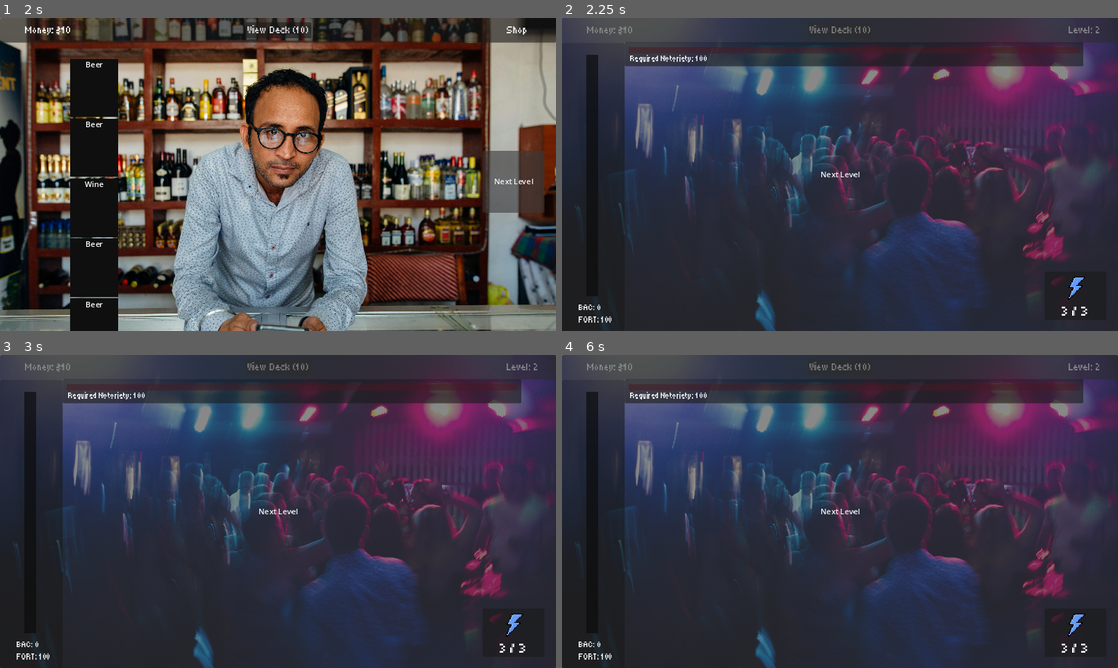
Above: before the commit, frames 1-4 (two rows, left to right).
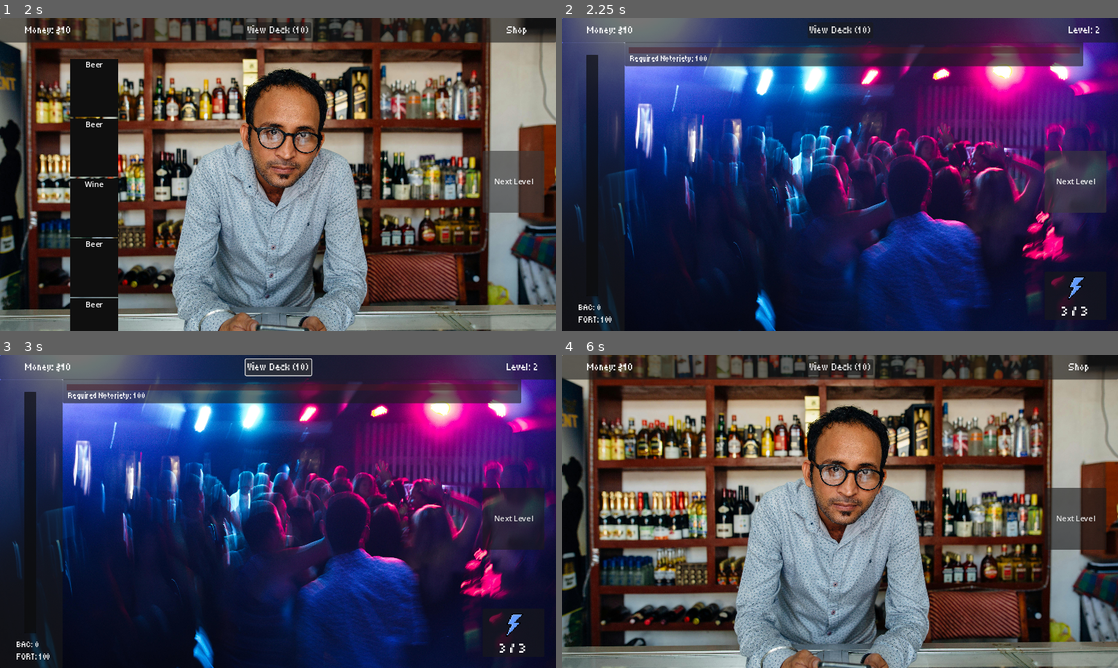
Above: after the commit, the same moments.

Repository: TreSmith/JameGamGameJam
Game: Godot game, scene res://Scenes/UI/main_menu.tscn
Two runs of this game, one before a commit and one after it. Both use one fixed random seed, a clock stepped at 60 frames per second and the inputs below.
Inputs (mouse positions are in pixels of both pictures, inside the frame that each line leads up to):
- Up to frame 1 (2 s): click "START GAME" at 0.5 s; click "Next Level" at 1.25 s
- Up to frame 2 (2.25 s): click "Next Level" at 2 s
- Up to frame 3 (3 s): click "View Deck (10)" at 2.75 s
- Up to frame 4 (6 s): click "View Deck (10)" at 3.5 s; click "View Deck (10)" at 4.25 s; click "Next Level" at 5 s; tap Enter at 5.75 s; move the mouse to (962, 495) at 5.77 s; press the mouse at (962, 495) at 5.78 s

Frame 1 is identical in both runs. In frame 2, 70% of the frame differs, in the area x 0-100%, y 0-100%; in frame 3, 70%; in frame 4, 94%.
Error in both runs: Invalid access to property or key 'ID' on a base object of type 'Nil'. (res://Scripts/Component)

Commit message:
fixing ui issues

Diff:
--- a/Scenes/Levels/level_2.tscn
+++ b/Scenes/Levels/level_2.tscn
@@ -37,13 +37,9 @@
 
 [node name="menu_bar" parent="UI_Layer" instance=ExtResource("3_tosjd")]
 
-[node name="NextLevel" parent="UI_Layer" instance=ExtResource("3_gtfh0")]
-offset_left = 0.0
-offset_top = 0.0
-offset_right = 0.0
-offset_bottom = 0.0
+[node name="Energy_UI" parent="UI_Layer" instance=ExtResource("5_c83qu")]
 
-[node name="Energy_UI" parent="UI_Layer" instance=ExtResource("5_c83qu")]
+[node name="NextLevel_UI" parent="UI_Layer" instance=ExtResource("3_gtfh0")]
 
 [node name="Hand" parent="UI_Layer" instance=ExtResource("4_pb1wq")]
 unique_name_in_owner = true
@@ -54,5 +50,5 @@
 [node name="PlayerBars" parent="UI_Layer" instance=ExtResource("6_shp4r")]
 unique_name_in_owner = true
 
-[connection signal="next_level" from="UI_Layer/NextLevel" to="." method="_on_next_level_next_level"]
+[connection signal="next_level" from="UI_Layer/NextLevel_UI" to="." method="_on_next_level_ui_next_level"]
 [connection signal="change_energy" from="UI_Layer/Hand" to="." method="_on_hand_change_energy"]
--- a/Scenes/Levels/level_3.tscn
+++ b/Scenes/Levels/level_3.tscn
@@ -37,13 +37,9 @@
 
 [node name="menu_bar" parent="UI_Layer" instance=ExtResource("3_bbir8")]
 
-[node name="NextLevel" parent="UI_Layer" instance=ExtResource("3_aiwgx")]
-offset_left = 0.0
-offset_top = 0.0
-offset_right = 0.0
-offset_bottom = 0.0
+[node name="Energy_UI" parent="UI_Layer" instance=ExtResource("5_33vk4")]
 
-[node name="Energy_UI" parent="UI_Layer" instance=ExtResource("5_33vk4")]
+[node name="NextLevel_UI" parent="UI_Layer" instance=ExtResource("3_aiwgx")]
 
 [node name="Hand" parent="UI_Layer" instance=ExtResource("4_np0ak")]
 unique_name_in_owner = true
@@ -54,5 +50,5 @@
 [node name="PlayerBars" parent="UI_Layer" instance=ExtResource("6_phiha")]
 unique_name_in_owner = true
 
-[connection signal="next_level" from="UI_Layer/NextLevel" to="." method="_on_next_level_next_level"]
+[connection signal="next_level" from="UI_Layer/NextLevel_UI" to="." method="_on_next_level_ui_next_level"]
 [connection signal="change_energy" from="UI_Layer/Hand" to="." method="_on_hand_change_energy"]
--- a/Scenes/Levels/level_4.tscn
+++ b/Scenes/Levels/level_4.tscn
@@ -37,13 +37,9 @@
 
 [node name="menu_bar" parent="UI_Layer" instance=ExtResource("3_bprfg")]
 
-[node name="NextLevel" parent="UI_Layer" instance=ExtResource("3_vwa8l")]
-offset_left = 0.0
-offset_top = 0.0
-offset_right = 0.0
-offset_bottom = 0.0
+[node name="Energy_UI" parent="UI_Layer" instance=ExtResource("5_lcesk")]
 
-[node name="Energy_UI" parent="UI_Layer" instance=ExtResource("5_lcesk")]
+[node name="NextLevel_UI" parent="UI_Layer" instance=ExtResource("3_vwa8l")]
 
 [node name="Hand" parent="UI_Layer" instance=ExtResource("4_8r7w8")]
 unique_name_in_owner = true
@@ -54,5 +50,5 @@
 [node name="PlayerBars" parent="UI_Layer" instance=ExtResource("6_fxrfo")]
 unique_name_in_owner = true
 
-[connection signal="next_level" from="UI_Layer/NextLevel" to="." method="_on_next_level_next_level"]
+[connection signal="next_level" from="UI_Layer/NextLevel_UI" to="." method="_on_next_level_ui_next_level"]
 [connection signal="change_energy" from="UI_Layer/Hand" to="." method="_on_hand_change_energy"]
--- a/Scenes/Levels/level_5.tscn
+++ b/Scenes/Levels/level_5.tscn
@@ -37,13 +37,9 @@
 
 [node name="menu_bar" parent="UI_Layer" instance=ExtResource("3_iqqmg")]
 
-[node name="NextLevel" parent="UI_Layer" instance=ExtResource("3_qc7gi")]
-offset_left = 0.0
-offset_top = 0.0
-offset_right = 0.0
-offset_bottom = 0.0
+[node name="Energy_UI" parent="UI_Layer" instance=ExtResource("8_teykg")]
 
-[node name="Energy_UI" parent="UI_Layer" instance=ExtResource("8_teykg")]
+[node name="NextLevel_UI" parent="UI_Layer" instance=ExtResource("3_qc7gi")]
 
 [node name="Hand" parent="UI_Layer" instance=ExtResource("4_p7vef")]
 unique_name_in_owner = true
@@ -54,5 +50,5 @@
 [node name="PlayerBars" parent="UI_Layer" instance=ExtResource("6_q3pkv")]
 unique_name_in_owner = true
 
-[connection signal="next_level" from="UI_Layer/NextLevel" to="." method="_on_next_level_next_level"]
+[connection signal="next_level" from="UI_Layer/NextLevel_UI" to="." method="_on_next_level_ui_next_level"]
 [connection signal="change_energy" from="UI_Layer/Hand" to="." method="_on_hand_change_energy"]
--- a/Scripts/Component Scripts/Cards2Buy.gd
+++ b/Scripts/Component Scripts/Cards2Buy.gd
@@ -6,7 +6,6 @@
 
 func _ready() -> void:
 	generate_hand()
-
 
 
 func generate_hand():
